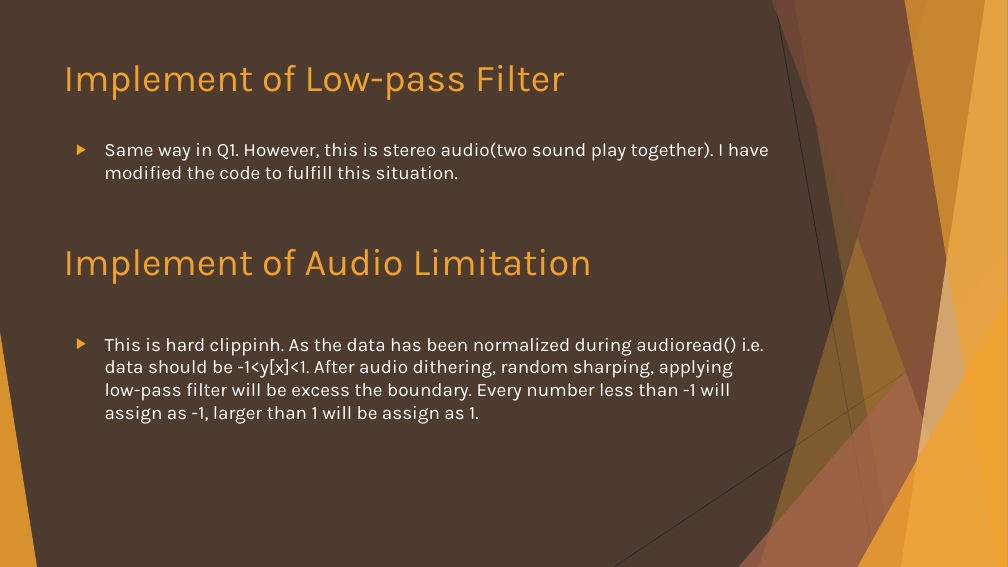
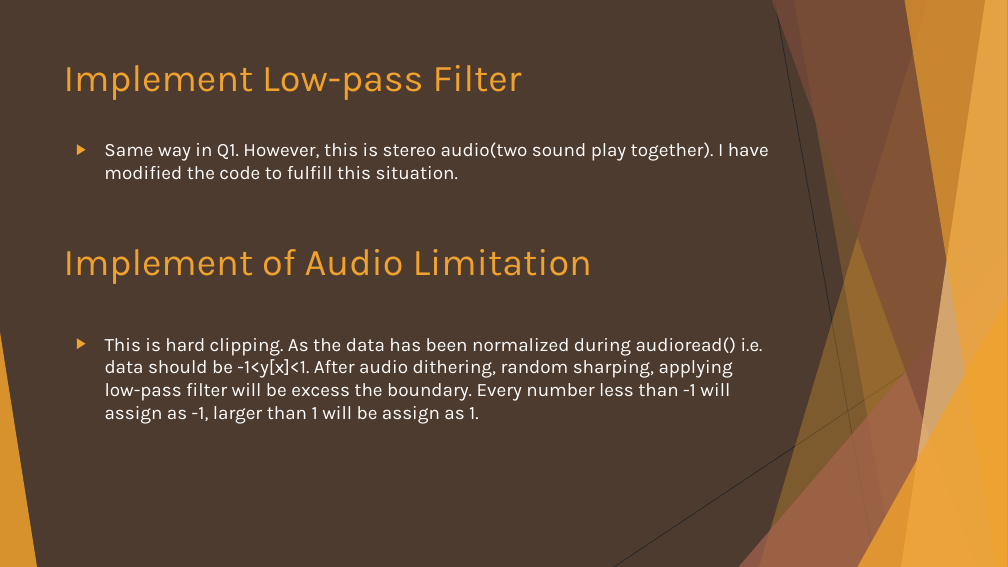
Before and after one commit to kenchan13/Introduction-to-Multimedia, a slide deck: slide 17 of Homework/hw2/104062361_report.pptx (slide 15 before the commit). Drawn at 1008x567 pixels with LibreOffice and Linux fonts; fonts in the diff are those of the drawing. Boxes give left, top, right and bottom in pixels: in the first picture for what was removed or moved away, otherwise in the second. Text is boxed around its words. In the diff, an @@ line names an element or a change of style, - is before the commit and + after.

```diff
--- a/Homework/hw2/104062361_report.pptx
+++ b/Homework/hw2/104062361_report.pptx
@@ title at bbox=[64, 65, 522, 100]: text changed @@
-Implement of Low-pass Filter
+Implement Low-pass Filter
@@ text at bbox=[105, 337, 763, 424]: text changed @@
-▶ This is hard clippinh. As the data has been normalized during audioread() i.e. data should be -1<y[x]<1. After audio dithering, random sharping, applying low-pass filter will be excess the boundary. Every number less than -1 will assign as -1, larger than 1 will be assign as 1.
+▶ This is hard clipping. As the data has been normalized during audioread() i.e. data should be -1<y[x]<1. After audio dithering, random sharping, applying low-pass filter will be excess the boundary. Every number less than -1 will assign as -1, larger than 1 will be assign as 1.
```
Also in this commit, not shown: 10 other slides changed, 3 slides added, 39 other files.
